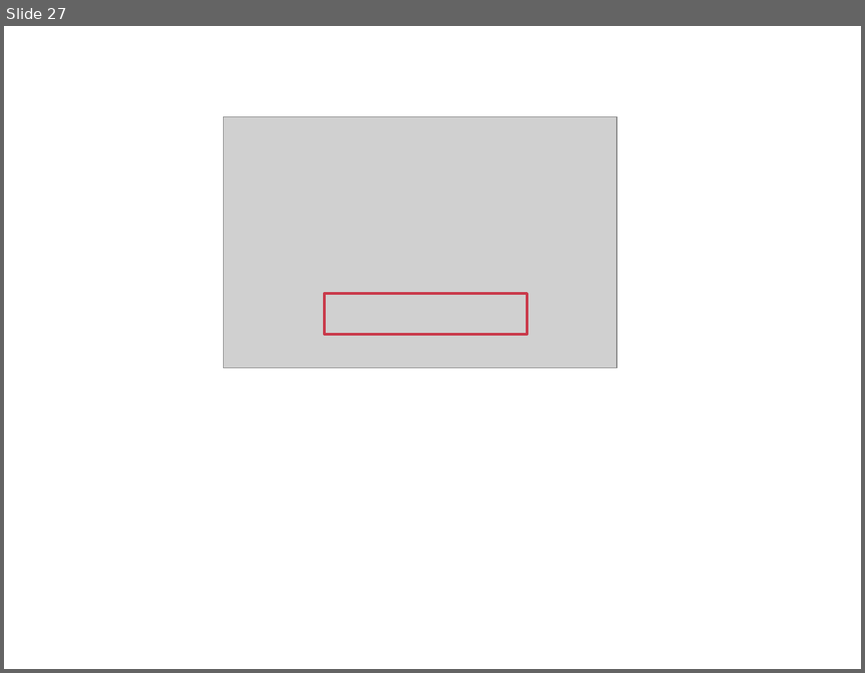
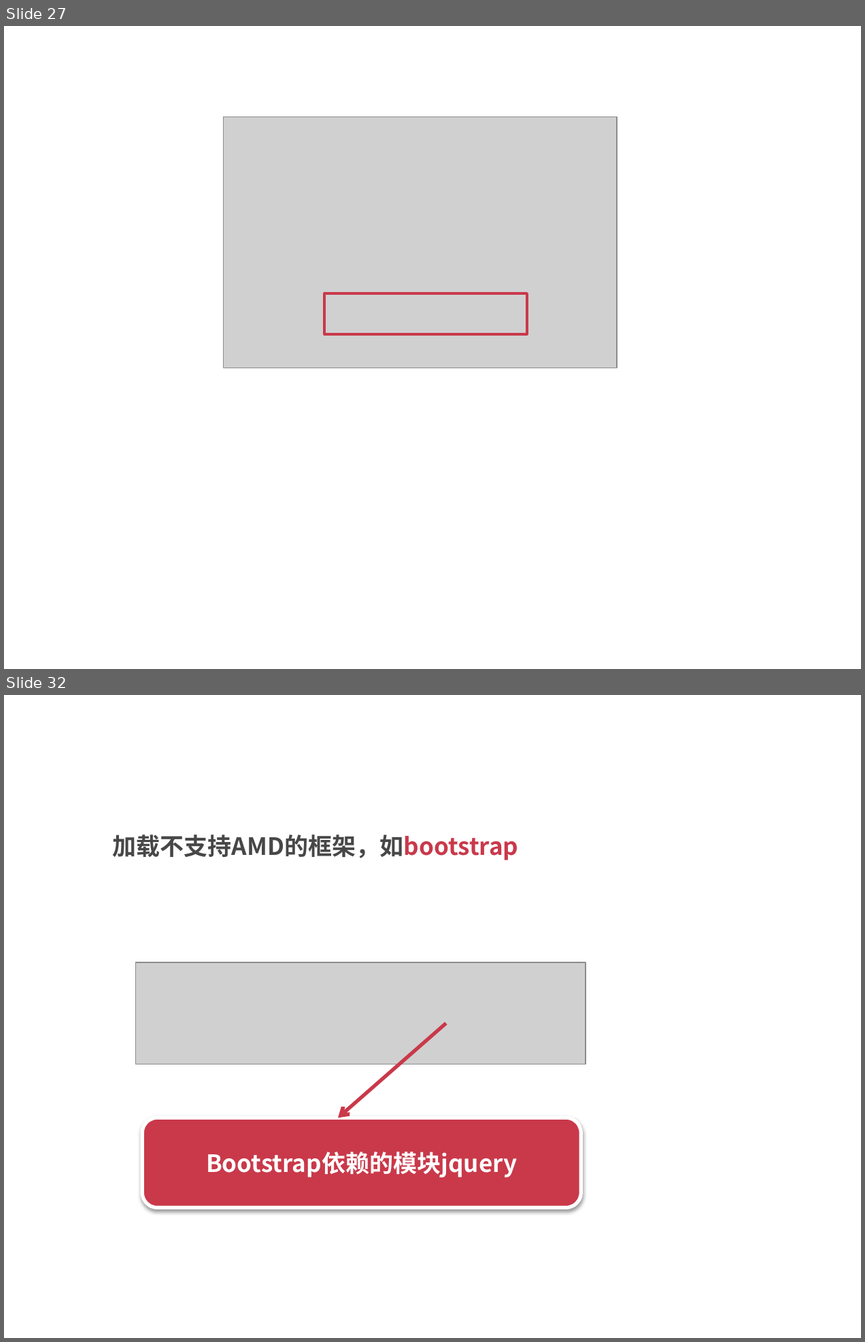
Before and after one commit to silvajs/lecturer, a slide deck: requirejs/doc/requirejs.pptx. Shown one above the other, each under a label of ours: slide 27 before the commit, slides 27 and 32 after it; the slides between them are not shown. The pictures are 865x673 and 865x1342 pixels, drawn with LibreOffice and Linux fonts; fonts in the diff are those of the drawing; grey boxes stand for pictures. Boxes give left, top, right and bottom in pixels: in the first picture for what was removed or moved away, otherwise in the second. Text is boxed around its words. In the diff, an @@ line names an element or a change of style, - is before the commit and + after.

Commit message:
配置不支持amd

```diff
--- a/requirejs/doc/requirejs.pptx
+++ b/requirejs/doc/requirejs.pptx
@@ slide 32 added at box(4, 695, 861, 1338), background #FFFFFF @@
@@ text added at box(113, 834, 519, 860), 20 pt, text #474747, bold @@
+  加载不支持AMD的框架，如bootstrap
@@ picture added at box(136, 962, 586, 1064) @@
@@ arrow added from (446, 1023) to (338, 1117), #C9394A 3 pt @@
@@ rounded rectangle added at box(142, 1117, 581, 1207), fill #C9394A, outline #FFFFFF 3 pt, 20 pt, text #FFFFFF, bold @@
+Bootstrap依赖的模块jquery
```
Also in this commit, not shown: 4 other slides added, 6 other files.
